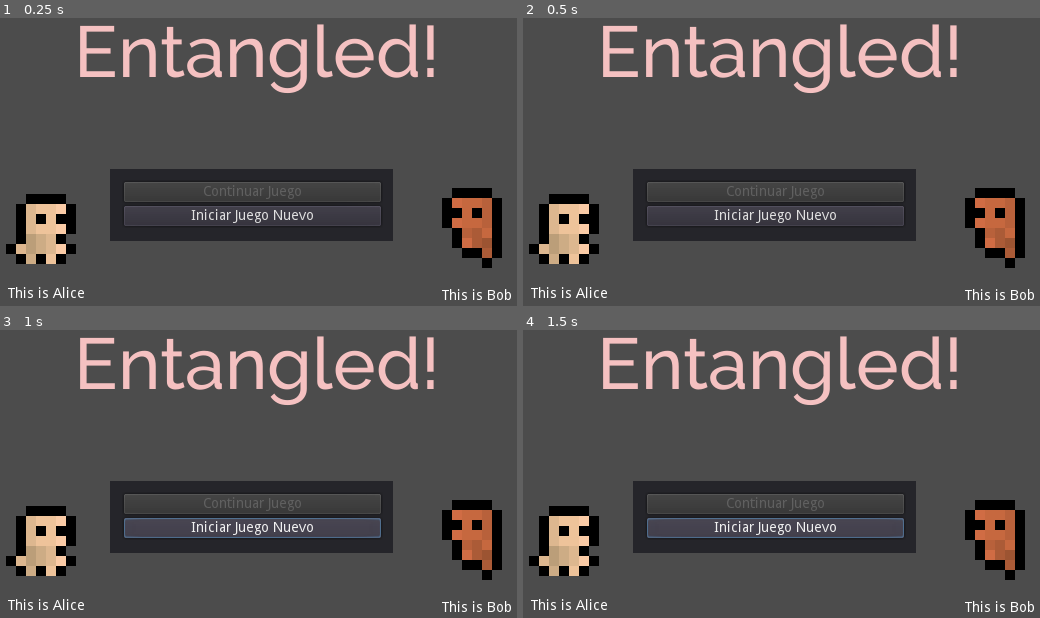
Above: before the commit, frames 1-4 (two rows, left to right).
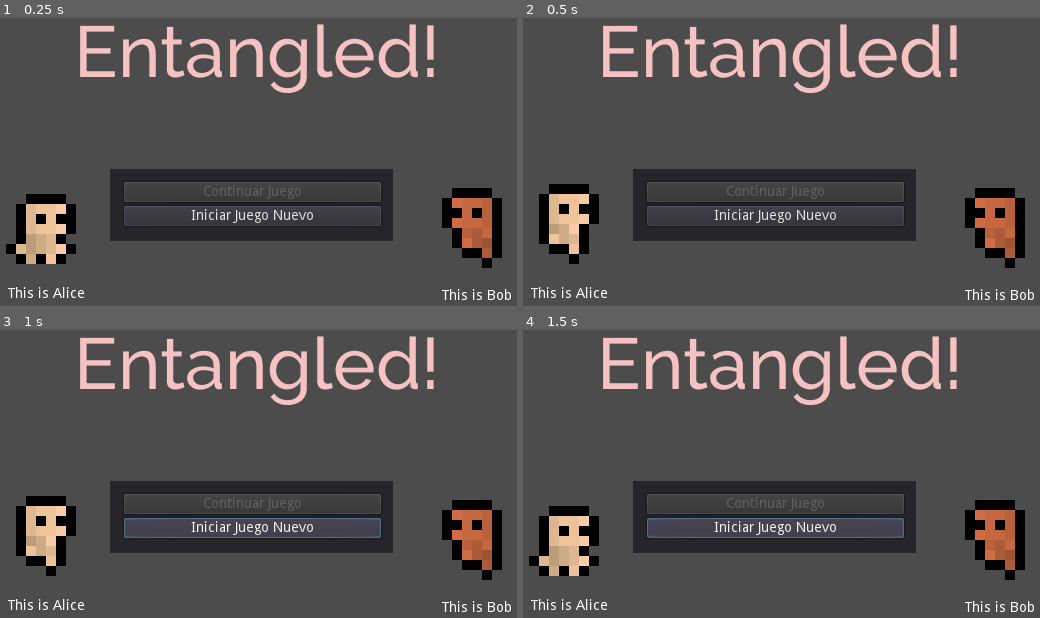
Above: after the commit, the same moments.

Repository: estebanzapirain/entangled-
Game: Godot game, scene res://menu.tscn
Same seed, same stepped clock (60 frames per second), same inputs: the game is played once before the commit and once after it.
Inputs:
- Up to frame 1 (0.25 s): no input
- Up to frame 2 (0.5 s): no input
- Up to frame 3 (1 s): click "Iniciar Juego Nuevo" at 0.5 s
- Up to frame 4 (1.5 s): click "Iniciar Juego Nuevo" at 1.25 s

Frame 1 is identical in both runs. In frame 2, 2.0% of the frame differs, in the area x 1-15%, y 57-86%; in frame 3, 2.0%; in frame 4, nothing differs.

Commit message:
Animaciones del menu

Diff:
--- a/menu.gd
+++ b/menu.gd
@@ -12,5 +12,5 @@
 
 
 # Called every frame. 'delta' is the elapsed time since the previous frame.
-func _process(delta):
-	$aliceAnimPlayer.play("aliceWalk")
+#func _process(delta):
+	# $aliceAnimPlayer.play("aliceWalk")
--- a/menu.tscn
+++ b/menu.tscn
@@ -1,8 +1,9 @@
-[gd_scene load_steps=6 format=2]
+[gd_scene load_steps=8 format=2]
 
 [ext_resource path="res://assets/fonts/Raleway-Medium.ttf" type="DynamicFontData" id=1]
 [ext_resource path="res://assets/Minifantasy_HumanWalkSpriteSheet_red.png" type="Texture" id=2]
 [ext_resource path="res://assets/Minifantasy_HumanWalkSpriteSheet.png" type="Texture" id=3]
+[ext_resource path="res://menu.gd" type="Script" id=4]
 
 [sub_resource type="DynamicFont" id=1]
 size = 72
@@ -10,7 +11,6 @@
 
 [sub_resource type="Animation" id=2]
 resource_name = "aliceWalk"
-length = 2.0
 loop = true
 tracks/0/type = "value"
 tracks/0/path = NodePath("Alice:frame")
@@ -19,10 +19,26 @@
 tracks/0/imported = false
 tracks/0/enabled = true
 tracks/0/keys = {
-"times": PoolRealArray( 0, 1, 2 ),
+"times": PoolRealArray( 0, 0.5, 1 ),
 "transitions": PoolRealArray( 1, 1, 1 ),
 "update": 1,
 "values": [ 0, 3, 0 ]
+}
+
+[sub_resource type="Animation" id=3]
+resource_name = "aliceWalk"
+loop = true
+tracks/0/type = "value"
+tracks/0/path = NodePath("Bob:frame")
+tracks/0/interp = 1
+tracks/0/loop_wrap = true
+tracks/0/imported = false
+tracks/0/enabled = true
+tracks/0/keys = {
+"times": PoolRealArray( 0, 0.5, 1 ),
+"transitions": PoolRealArray( 1, 1, 1 ),
+"update": 1,
+"values": [ 1, 3, 0 ]
 }
 
 [node name="Control" type="Control"]
@@ -30,6 +46,7 @@
 margin_top = 2.0
 margin_right = 27.0
 margin_bottom = 28.0
+script = ExtResource( 4 )
 __meta__ = {
 "_edit_use_anchors_": false
 }
@@ -114,3 +131,6 @@
 
 [node name="aliceAnimPlayer" type="AnimationPlayer" parent="."]
 anims/aliceWalk = SubResource( 2 )
+
+[node name="bobAnimPlayer" type="AnimationPlayer" parent="."]
+anims/aliceWalk = SubResource( 3 )
